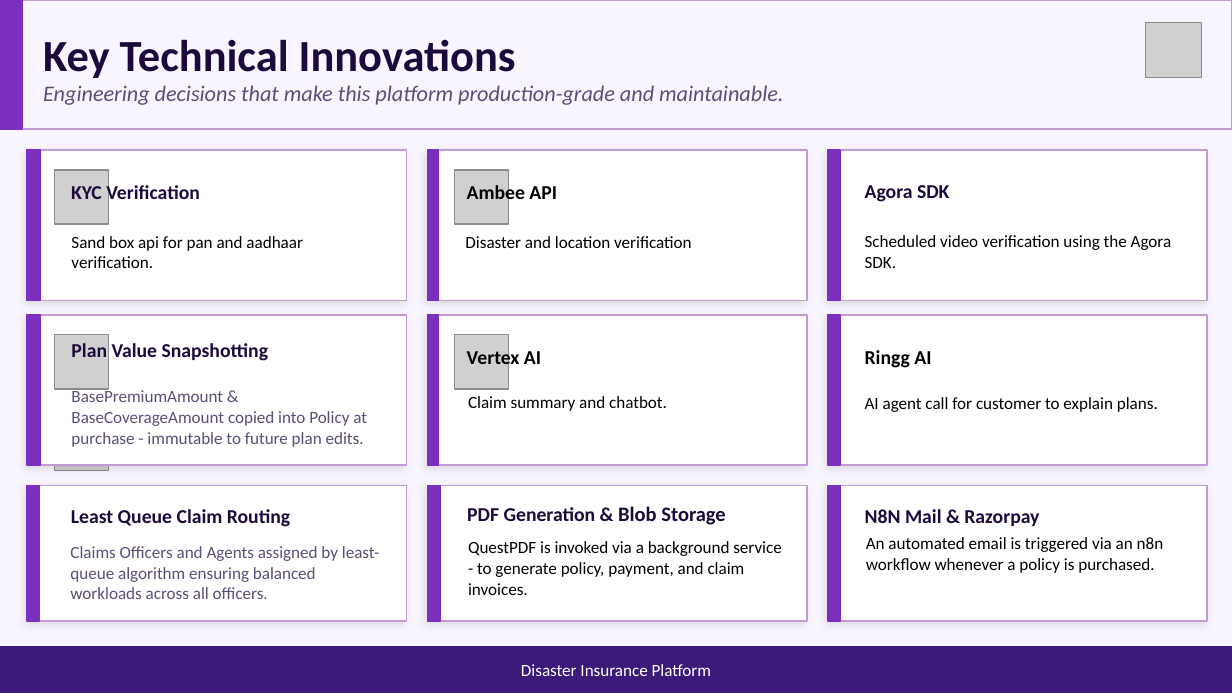
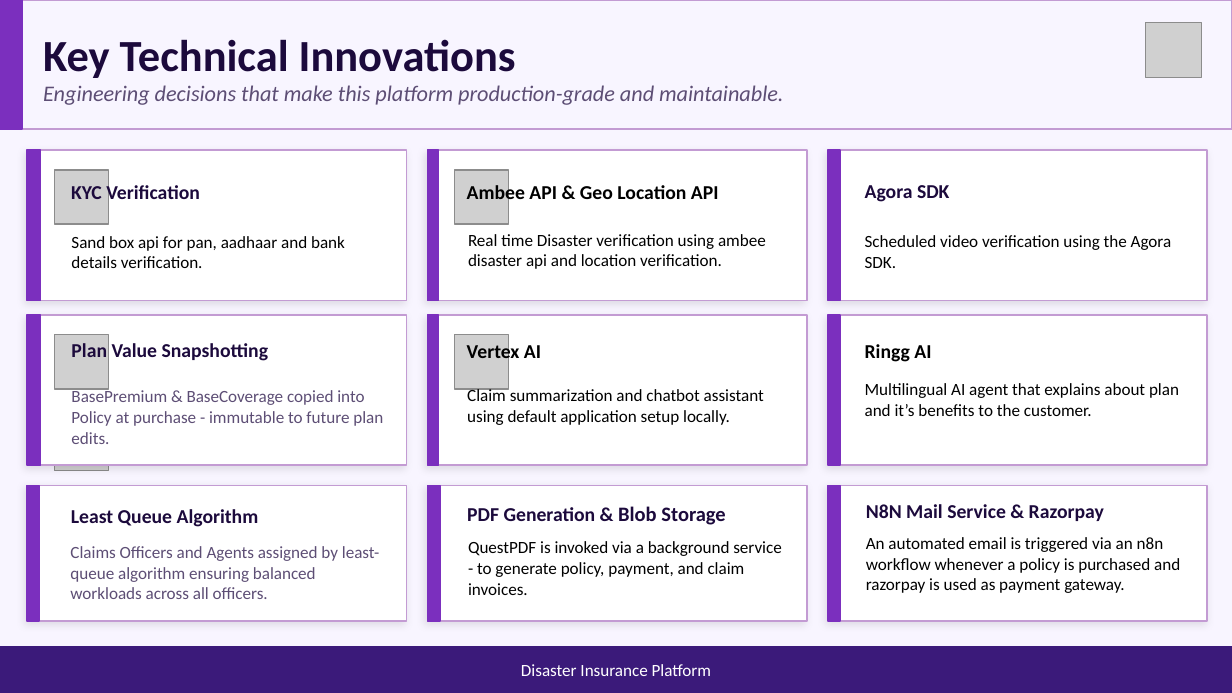
Before and after one commit to goutham4126/GOUTHAM, a slide deck: slide 3 of documents/insurance_capstone.pptx. Drawn at 1232x693 pixels with LibreOffice and Linux fonts; fonts in the diff are those of the drawing; grey boxes stand for pictures. Boxes give left, top, right and bottom in pixels: in the first picture for what was removed or moved away, otherwise in the second. Text is boxed around its words. In the diff, an @@ line names an element or a change of style, - is before the commit and + after.

Commit message:
updated ppt

```diff
--- a/documents/insurance_capstone.pptx
+++ b/documents/insurance_capstone.pptx
@@ text at (467,182,719,204): text changed @@
-Ambee API
+Ambee API & Geo Location API
@@ text at (71,236,345,268): text changed @@
-Sand box api for pan and aadhaar verification.
+Sand box api for pan, aadhaar and bank details verification.
@@ text at (468,234,766,269): text changed @@
-Disaster and location verification
+Real time Disaster verification using ambee disaster api and location verification.
@@ text "Vertex AI": place and size @@
-text "Vertex AI" at (467,348,541,370)
+text "Vertex AI" at (467,342,541,364)
@@ text "Ringg AI": place and size @@
-text "Ringg AI" at (865,350,931,368)
+text "Ringg AI" at (865,344,931,362)
@@ text at (71,389,383,444): text changed @@
-BasePremiumAmount & BaseCoverageAmount copied into Policy at purchase - immutable to future plan edits.
+BasePremium & BaseCoverage copied into Policy at purchase - immutable to future plan edits.
@@ text at (467,387,764,425): text changed @@
-Claim summary and chatbot.
+Claim summarization and chatbot assistant using default application setup locally.
@@ text at (865,383,1179,416): text changed @@
-AI agent call for customer to explain plans.
+Multilingual AI agent that explains about plan and it’s benefits to the customer.
@@ text at (71,509,259,527): text changed @@
-Least Queue Claim Routing
+Least Queue Algorithm
@@ text at (866,504,1104,521): text changed @@
-N8N Mail & Razorpay
+N8N Mail Service & Razorpay
@@ text at (866,537,1180,593): text changed @@
-An automated email is triggered via an n8n workflow whenever a policy is purchased.
+An automated email is triggered via an n8n workflow whenever a policy is purchased and razorpay is used as payment gateway.
```
Also in this commit, not shown: 2 other slides changed.
